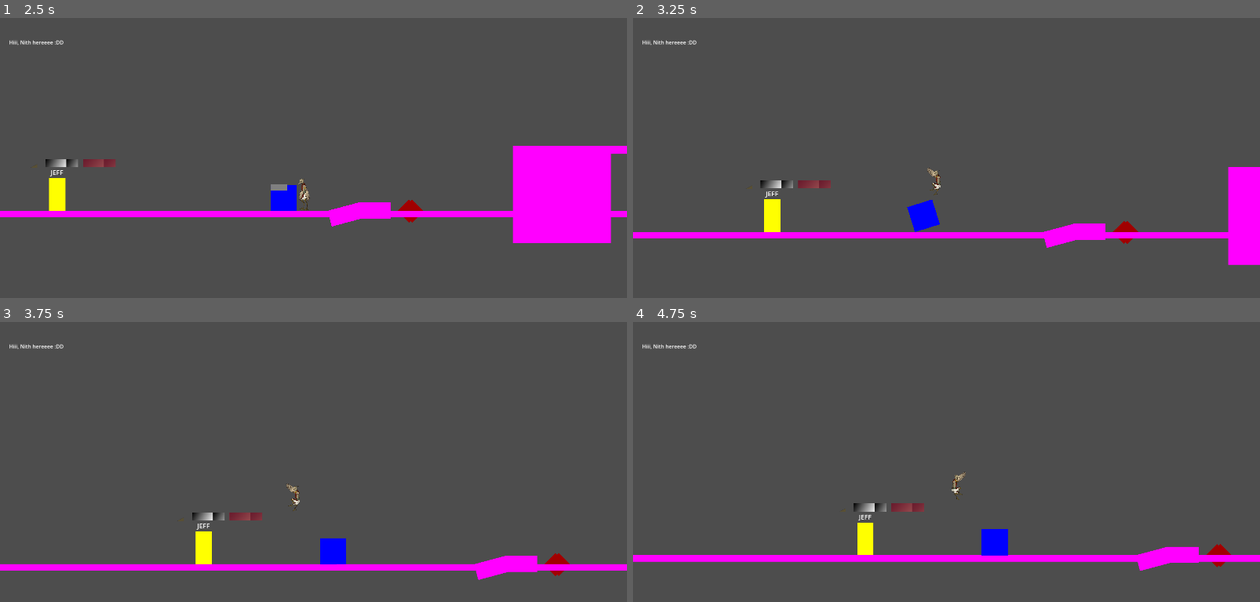
Above: before the commit, frames 1-4 (two rows, left to right).
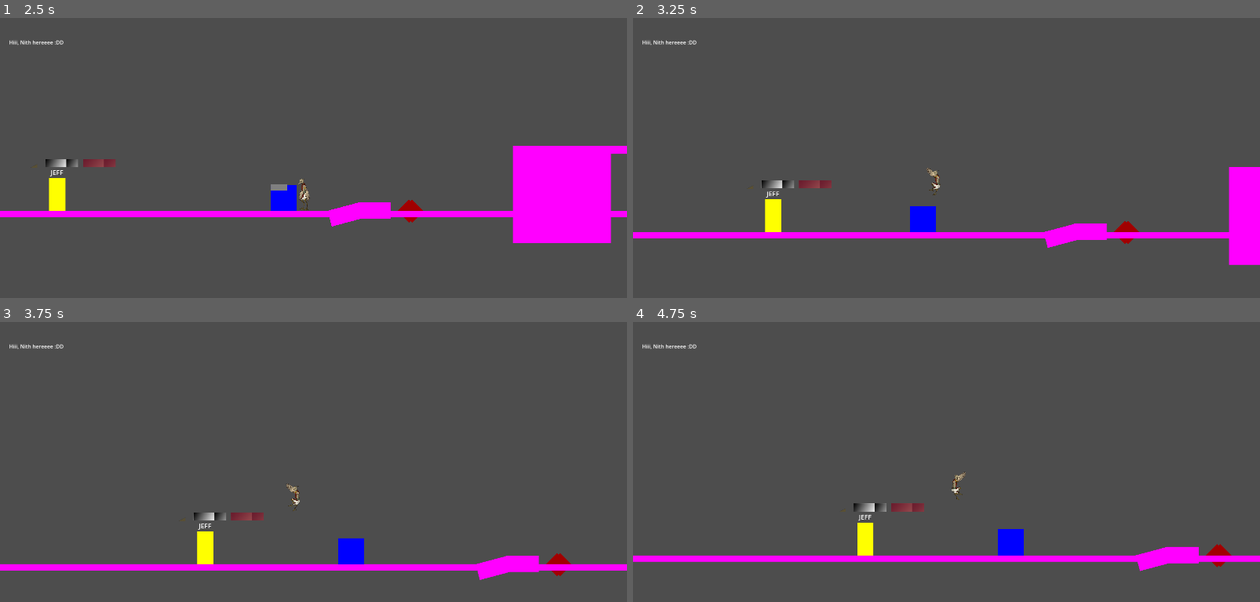
Above: after the commit, the same moments.

Repository: M4przybysz/Kamen-z-serca
Game: Godot game, scene res://src/main/main.tscn
Two runs of this game, one before a commit and one after it. Both use one fixed random seed, a clock stepped at 60 frames per second and the inputs below.
Inputs (mouse positions are in pixels of both pictures, inside the frame that each line leads up to):
- Up to frame 1 (2.5 s): move the mouse to (282, 264) at 0.52 s; hold D (move_right) 0.53-2.03 s; tap Mouse wheel down (change_feather_down) at 0.6 s; tap Space (jump) at 0.77, 1.52 s; move the mouse to (501, 247) at 1.27 s; tap Mouse wheel up (change_feather_up) at 1.35 s; move the mouse to (125, 141) at 2.02 s; hold A (move_left) from 2.03 s (still down); tap Middle mouse button (feather_throw) at 2.1 s
- Up to frame 2 (3.25 s): keep holding A (move_left); move the mouse to (977, 194) at 2.77 s; tap Q (shield_use) at 2.85 s; tap Space (jump) at 3.02 s
- Up to frame 3 (3.75 s): keep holding A (move_left); move the mouse to (219, 408) at 3.52 s; tap Shift (slide_and_air_dash) at 3.6 s
- Up to frame 4 (4.75 s): tap Space (jump) at 3.77, 4.52 s; move the mouse to (1084, 481) at 4.27 s; release A (move_left) at 4.28 s; hold D (move_right) from 4.28 s (still down); right-click (1084, 481) at 4.35 s

Frame 1 is identical in both runs. In frame 2, 0.4% of the frame differs, in the area x 19-96%, y 53-89%; in frame 3, 0.8%, in the area x 29-92%, y 68-93%; in frame 4, 0.7%.

Commit message:
Removed pushable object rotation

Diff:
--- a/la_creatura_game/src/test_elements/levels/programmers_playground.tscn
+++ b/la_creatura_game/src/test_elements/levels/programmers_playground.tscn
@@ -166,3 +166,4 @@
 
 [node name="PushableObject" parent="Puzzles" instance=ExtResource("8_7rcs7")]
 position = Vector2(798, 565)
+lock_rotation = true
